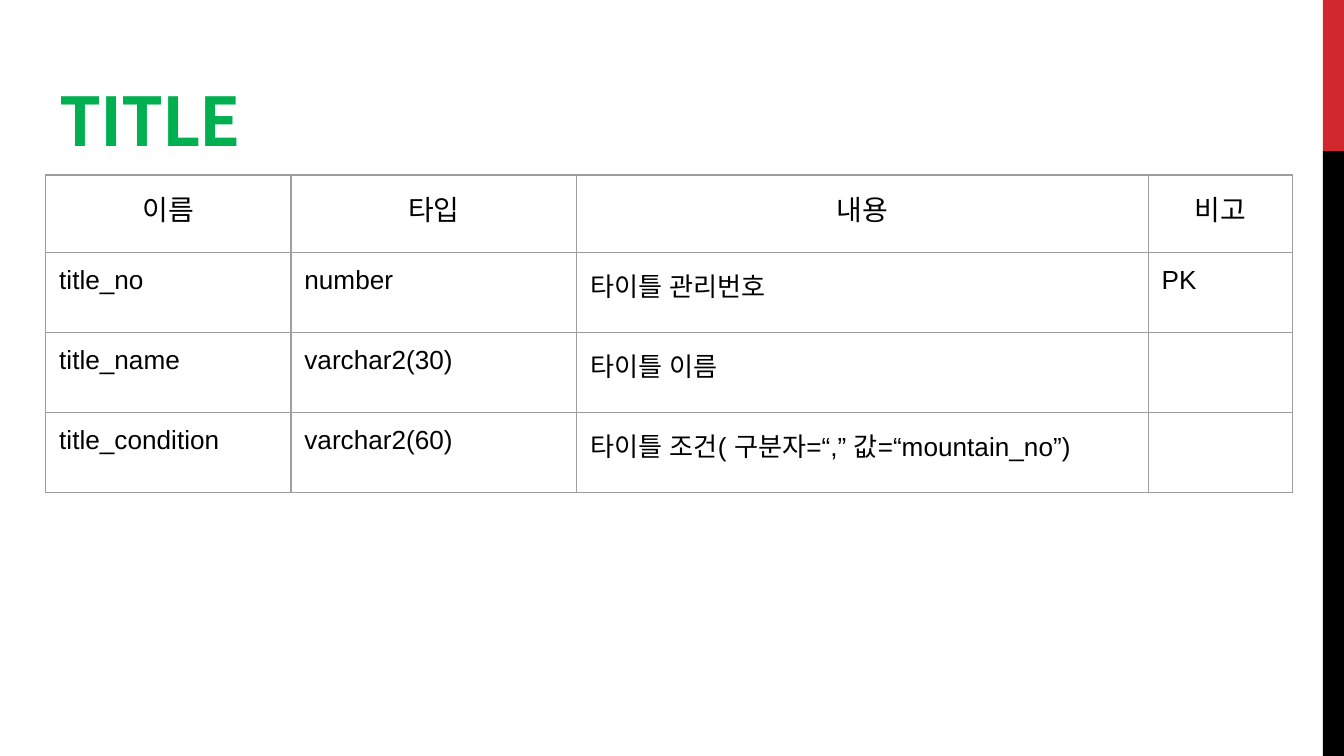
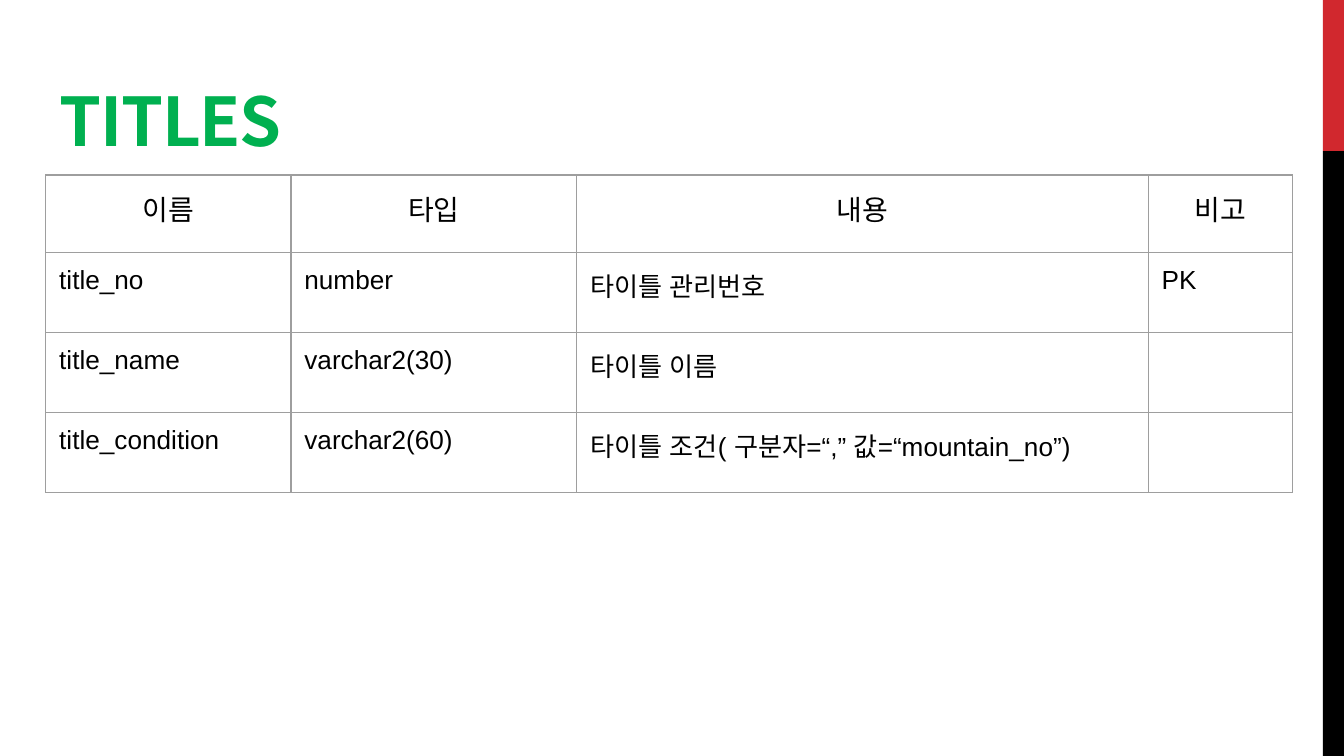
Before and after one commit to dta987/WebProject, a slide deck: slide 7 of WebContent/common/5조.YamaManProject.pptx. Drawn at 1344x756 pixels with LibreOffice and Linux fonts; fonts in the diff are those of the drawing. Boxes give left, top, right and bottom in pixels: in the first picture for what was removed or moved away, otherwise in the second. Text is boxed around its words. In the diff, an @@ line names an element or a change of style, - is before the commit and + after.

Commit message:
Title ---> Titles 테이블 명 변경 TitleDao 작성완료 피피티 수정 테이블 작성 sql 메모장 수정

```diff
--- a/WebContent/common/5조.YamaManProject.pptx
+++ b/WebContent/common/5조.YamaManProject.pptx
@@ title at <box>59,95,282,147</box>: text changed @@
-TITLE
+TITLES
```
Also in this commit, not shown: 1 other slide changed, 3 other files.
